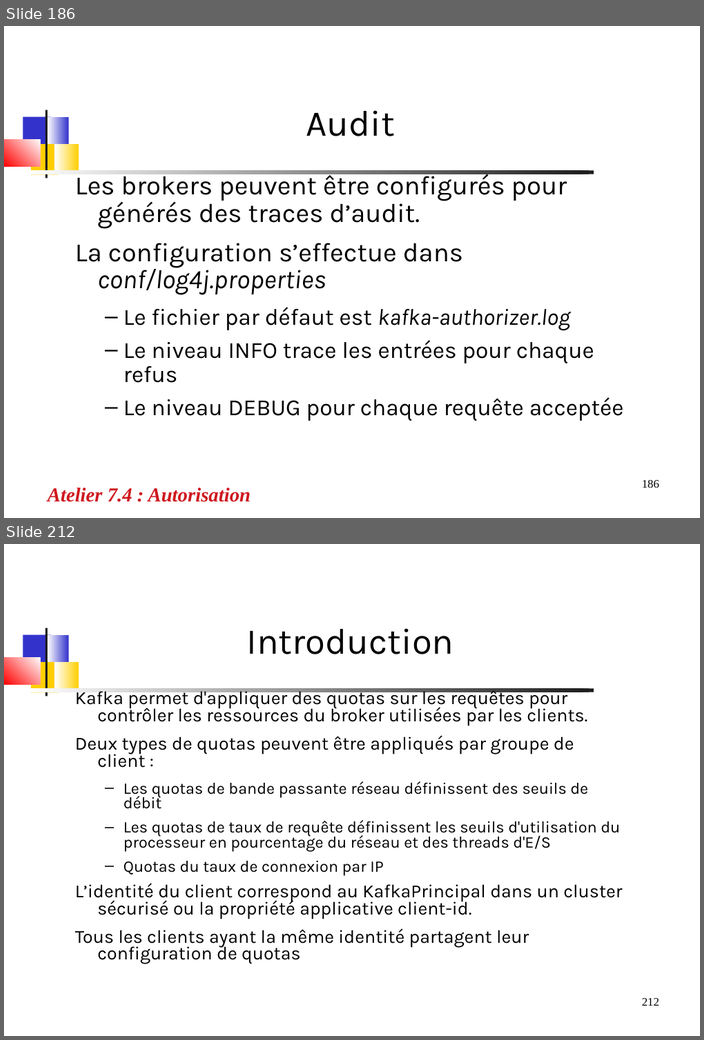
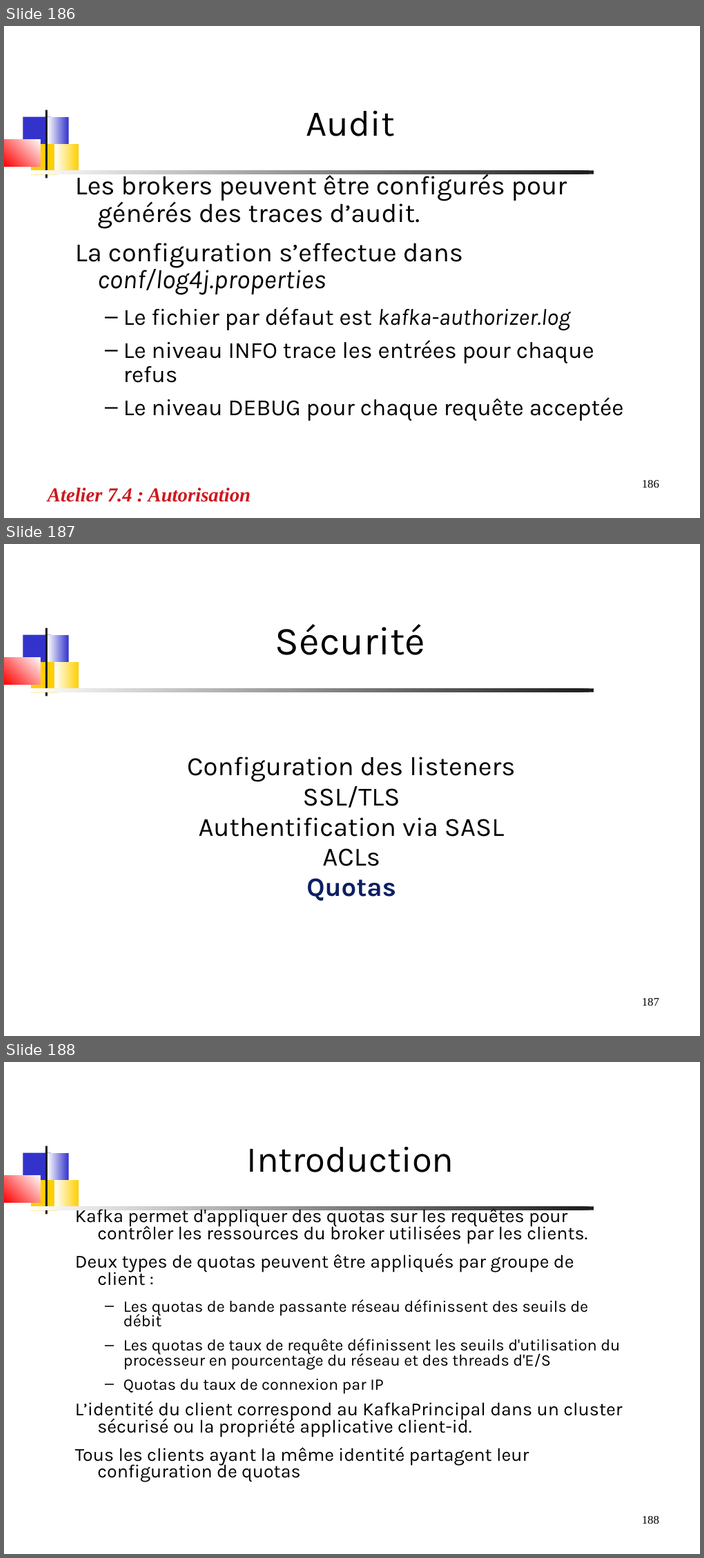
Before and after one commit to dthibau/kafka, a slide deck: KafkaAdmin.odp. Shown one above the other, each under a label of ours: slides 186 and 212 before the commit, slides 186, 187 and 188 after it; the slides between them are not shown. The pictures are 704x1040 and 704x1558 pixels, drawn with LibreOffice and Linux fonts; fonts in the diff are those of the drawing. Boxes give left, top, right and bottom in pixels: in the first picture for what was removed or moved away, otherwise in the second. Text is boxed around its words. In the diff, an @@ line names an element or a change of style, - is before the commit and + after.

```diff
--- a/KafkaAdmin.odp
+++ b/KafkaAdmin.odp
@@ slide 187 added at (4, 544, 700, 1036), background #FFFFFF; not listed: 8 template elements that a slide beside it also shows @@
@@ title added at (275, 624, 426, 655), 48 pt, text #000000 @@
+Sécurité
@@ subtitle added at (187, 757, 515, 901), 32 pt, text #000000 @@
+Configuration des listeners
+SSL/TLS
+Authentification via SASL
+ACLs
+Quotas
@@ what was slide 212 is now slide 188 @@
@@ page number at (642, 1516, 659, 1524): text changed @@
-212
+188
```
Also in this commit, not shown: 4 slides changed, 1 slide removed, 15 other files.
